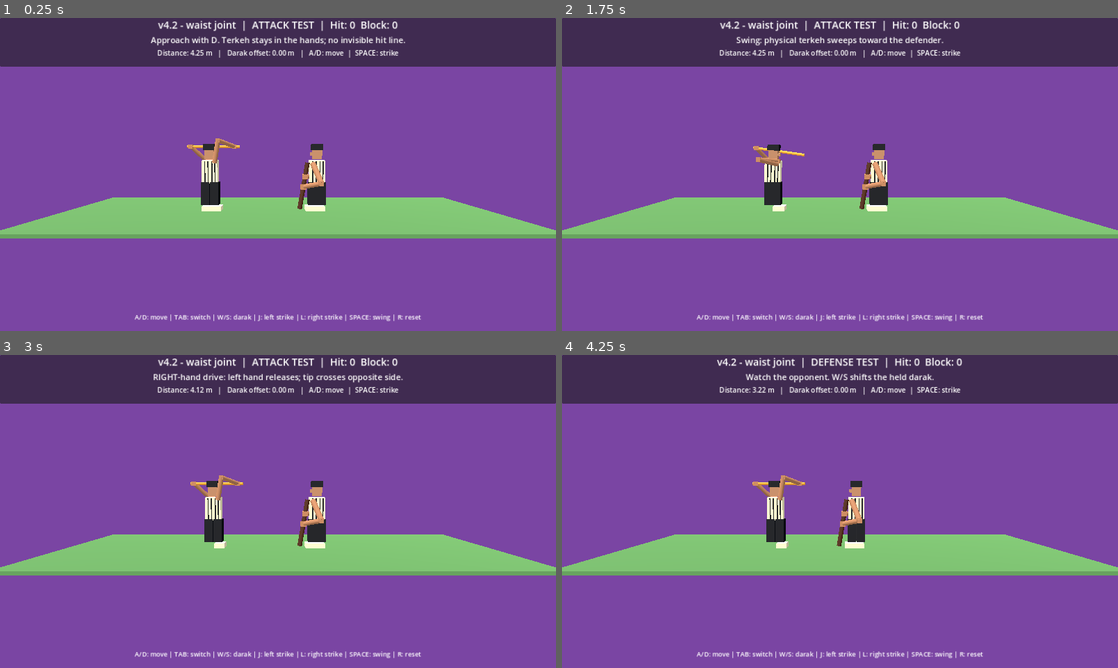
Above: before the commit, frames 1-4 (two rows, left to right).
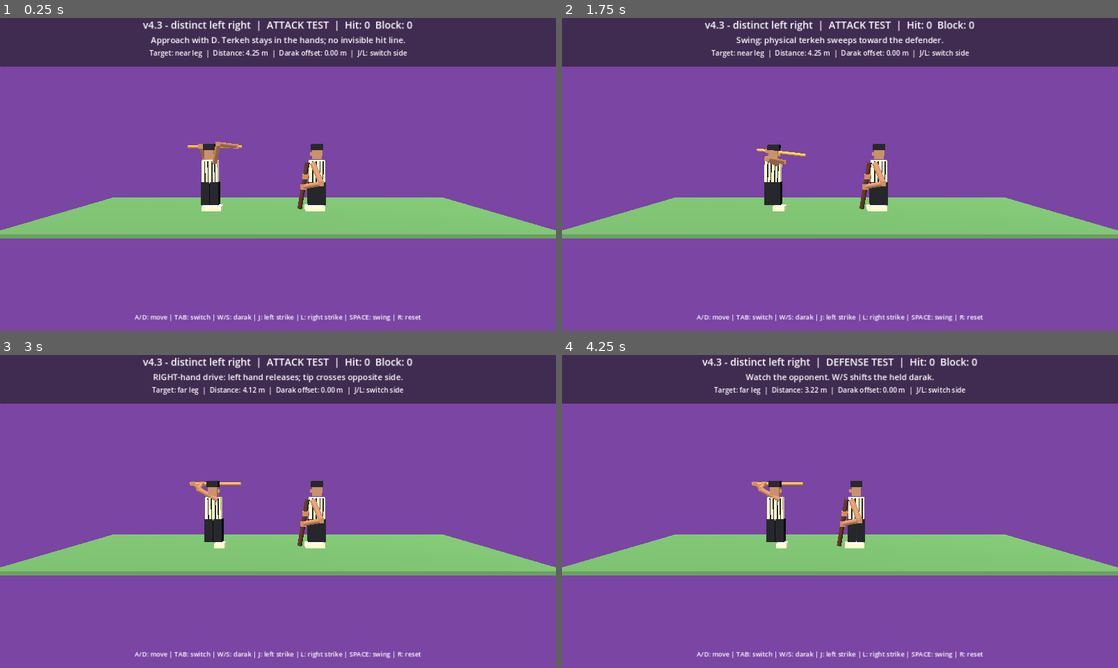
Above: after the commit, the same moments.

Repository: vahidainima-prog/tarke-darak-game
Game: Godot game, scene res://main.tscn
Same seed, same stepped clock (60 frames per second), same inputs: the game is played once before the commit and once after it.
Inputs:
- Up to frame 1 (0.25 s): no input
- Up to frame 2 (1.75 s): tap Enter at 0.5 s; hold D 0.53-1.28 s; tap Tab at 0.6 s; tap Space at 0.77, 1.52 s; hold S from 1.28 s (still down); tap R at 1.35 s
- Up to frame 3 (3 s): release S at 2.03 s; hold D 2.03-2.78 s; tap J at 2.1 s; hold W from 2.78 s (still down); tap L at 2.85 s
- Up to frame 4 (4.25 s): tap Space at 3.02, 3.77 s; release W at 3.53 s; hold A from 3.53 s (still down); tap Tab at 3.6 s

The runs differ from the first frame. In frame 1, 1.5% of the frame differs, in the area x 25-75%, y 0-47%; in frame 2, 1.5%; in frame 3, 1.5%; in frame 4, 1.6%.

Commit message:
Separate J/L swing paths, grip positions and opposite leg targets visibly

Diff:
--- a/tarke_darak_godot_v2/main.gd
+++ b/tarke_darak_godot_v2/main.gd
@@ -2,7 +2,7 @@
 
 # Godot 4.x — visual mechanics test. Side camera looks along -Z.
 # Feint depth: negative Z is BEHIND the attacker; positive Z is IN FRONT.
-const BUILD_LABEL := "v4.2 - waist joint"
+const BUILD_LABEL := "v4.3 - distinct left right"
 const DEF_X := 1.55
 const MIN_X := -4.7
 const MAX_X := 0.35
@@ -293,12 +293,14 @@
  var arc := smoothstep(0.0, 1.0, t)
  var distance := defender_x - attack_x
  var tip_reach := minf(2.02, distance - 0.18)
- var tip_x := attack_x + lerpf(1.125, tip_reach, arc)
+ # Opposite-hand strikes target different legs rather than the same centerline.
+ var leg_offset := -0.18 if strike_side > 0 else 0.18
+ var tip_x := attack_x + lerpf(1.125 + 0.14 * float(strike_side), tip_reach + leg_offset, arc)
  var tip_y := lerpf(2.57, 0.43, arc)
  # Cross the defender's guard plane on the way to the leg plane.
- var tip_z := lerpf(-0.46, 0.02, smoothstep(0.0, 1.0, t)) + float(strike_side) * 0.38 * sin(PI * t)
- var angle := lerpf(0.0, -0.86, arc)
- var direction := Vector3(cos(angle), sin(angle), float(strike_side) * 0.18 * sin(PI * t)).normalized()
+ var tip_z := lerpf(-0.46 + float(strike_side) * 0.42, 0.02, arc) + float(strike_side) * 0.48 * sin(PI * t)
+ var angle := lerpf(0.0, -0.86 + float(strike_side) * 0.22, arc)
+ var direction := Vector3(cos(angle), sin(angle), float(strike_side) * 0.46 * sin(PI * t)).normalized()
  var tip := Vector3(tip_x, tip_y, tip_z)
  var butt := tip - direction * STICK_LENGTH
  return [butt, tip]
@@ -366,8 +368,8 @@
  if recovery >= 0.0:
   release_target *= 1.0 - smoothstep(0.20, 0.95, recovery)
  release_blend = release_target
- var left_grip := a + direction * 0.14
- var right_grip := a + direction * lerpf(1.93, 0.55, smoothstep(0.0, 0.35, pose))
+ var left_grip := a + direction * (0.14 if strike_side < 0 else 0.52)
+ var right_grip := a + direction * (0.52 if strike_side < 0 else 1.93)
  var left_rest := Vector3(attack_x - 0.30, 1.86, 0.25)
  var right_rest := Vector3(attack_x + 0.33, 1.88, 0.25)
  attack_hand_a.position = left_grip.lerp(left_rest, release_blend if strike_side < 0 else 0.0)
@@ -500,4 +502,4 @@
  last_defender_x = defender_x - defend_velocity / 1.8
  update_visuals()
  header.text = BUILD_LABEL + "  |  " + ("DEFENSE TEST" if defending else "ATTACK TEST") + "  |  Hit: %d  Block: %d" % [score_hit, score_block]
- detail.text = "Distance: %.2f m   |   Darak offset: %.2f m   |   A/D: move  |  SPACE: strike" % [defender_x - attack_x, guard_shift]
+ detail.text = "Target: %s leg  |  Distance: %.2f m  |  Darak offset: %.2f m  |  J/L: switch side" % [("near" if strike_side > 0 else "far"), defender_x - attack_x, guard_shift]
